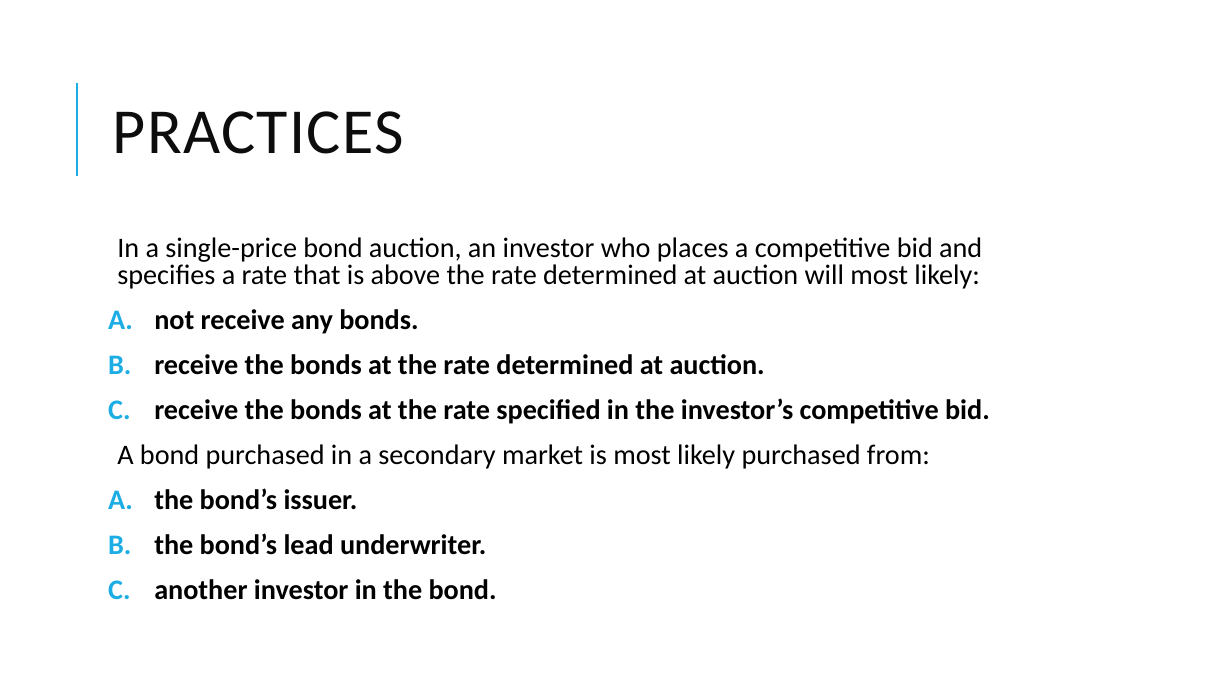
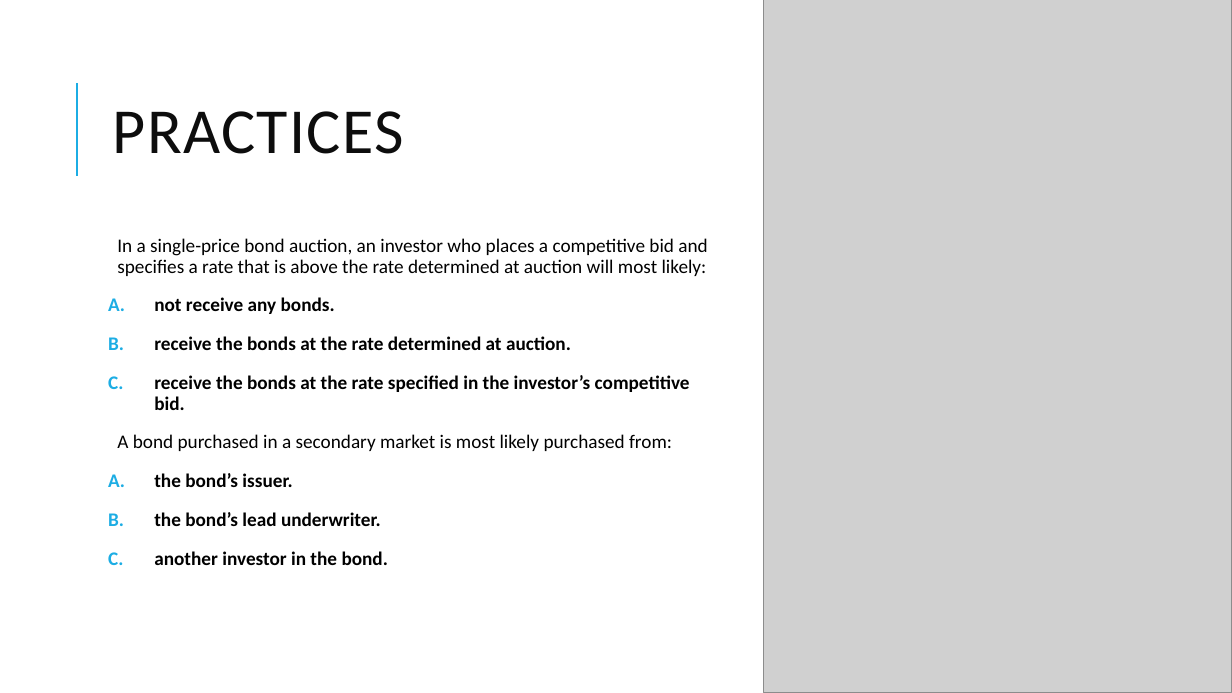
Before and after one commit to Isco0530/data, a slide deck: slide 67 of Fixed Income.pptx. Drawn at 1232x693 pixels with LibreOffice and Linux fonts; fonts in the diff are those of the drawing; grey boxes stand for pictures. Boxes give left, top, right and bottom in pixels: in the first picture for what was removed or moved away, otherwise in the second. Text is boxed around its words. In the diff, an @@ line names an element or a change of style, - is before the commit and + after.

```diff
--- a/Fixed Income.pptx
+++ b/Fixed Income.pptx
@@ picture added at [763,0,1232,693] @@
@@ text "In a single-price bond auction, ..." at [117,238,707,565]: size 22 to 15 pt; line spacing 0.8 to 0.9 @@
```
Also in this commit, not shown: 4 other slides changed.
